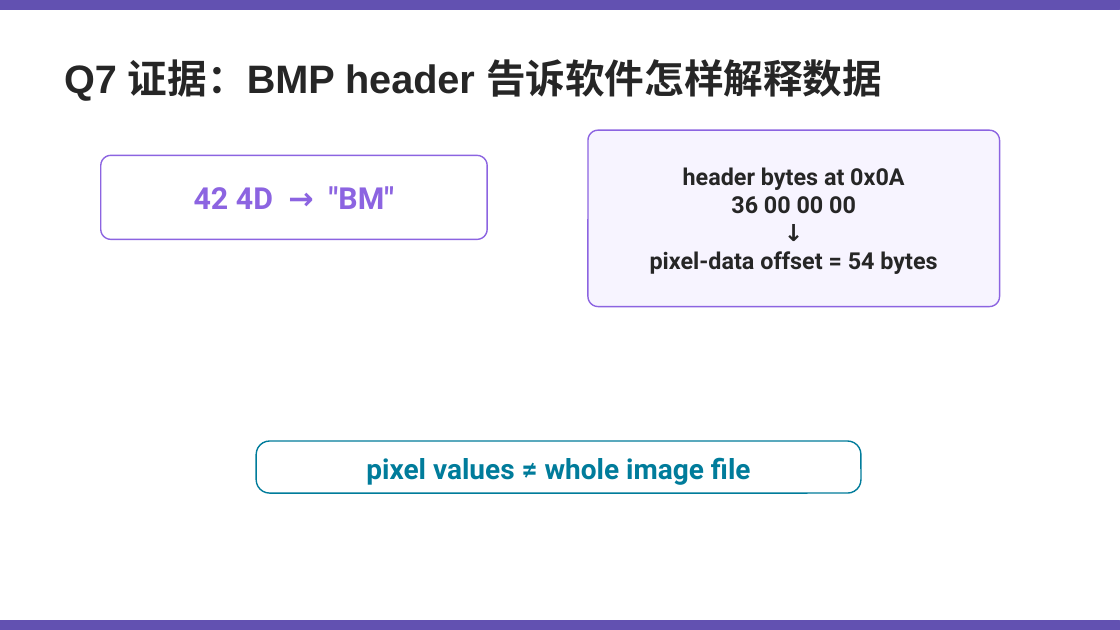
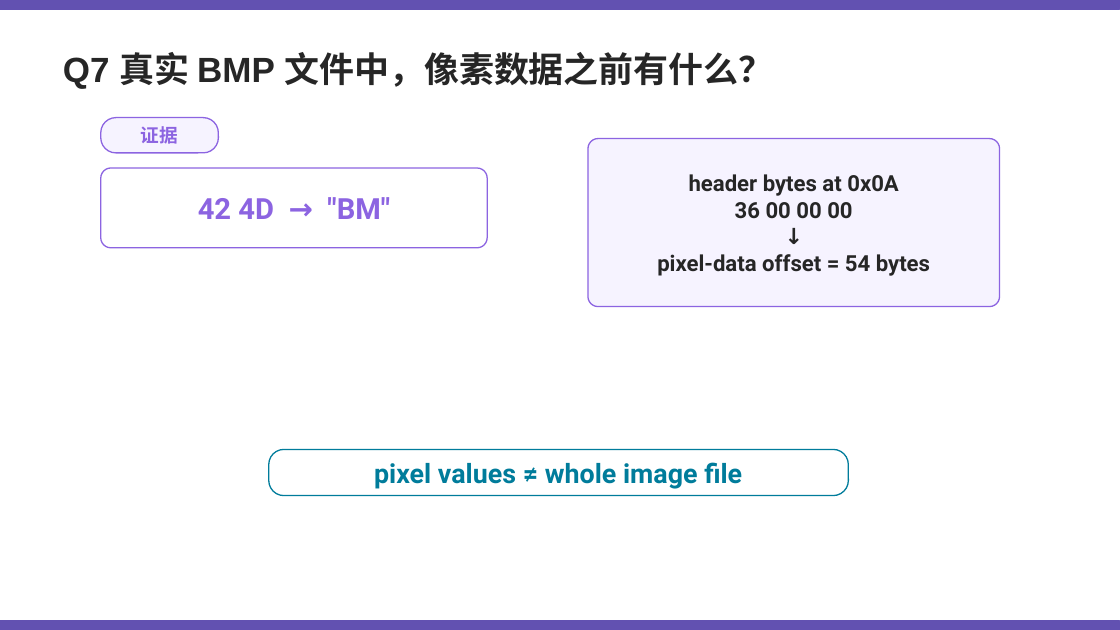
Before and after one commit to Kunonepeng/shtick, a slide deck: slide 18 of 1-2-encoding/1-2-3-image-encoding/image-encoding-v1.pptx. Drawn at 1120x630 pixels with LibreOffice and Linux fonts; fonts in the diff are those of the drawing. Boxes give left, top, right and bottom in pixels: in the first picture for what was removed or moved away, otherwise in the second. Text is boxed around its words. In the diff, an @@ line names an element or a change of style, - is before the commit and + after.

```diff
--- a/1-2-encoding/1-2-3-image-encoding/image-encoding-v1.pptx
+++ b/1-2-encoding/1-2-3-image-encoding/image-encoding-v1.pptx
@@ text at box(63, 52, 774, 89): text changed; size 34 to 30 pt @@
-Q7 证据：BMP header 告诉软件怎样解释数据
+Q7 真实 BMP 文件中，像素数据之前有什么？
@@ rounded rectangle added at box(101, 118, 218, 153), fill #F6F3FF, outline #8C64E1 1.1 pt @@
@@ text added at box(141, 126, 178, 144), 16 pt, text #8C64E1, bold @@
+证据
@@ rounded rectangle: place and size @@
-rounded rectangle at box(588, 130, 1000, 307)
+rounded rectangle at box(588, 139, 1000, 307)
@@ rounded rectangle at box(588, 139, 1000, 307): fill #F7F4FF to #F6F3FF; outline #8C64E1 1.2 pt to #8C64E1 1.1 pt; proportions changed @@
@@ text "header bytes at 0x0A": place and size @@
-text "header bytes at 0x0A" at box(650, 167, 937, 274)
+text "header bytes at 0x0A" at box(657, 174, 930, 276)
@@ text "header bytes at 0x0A" at box(657, 174, 930, 276): size 20 to 19 pt @@
@@ rounded rectangle: place and size @@
-rounded rectangle at box(101, 155, 487, 239)
+rounded rectangle at box(101, 168, 487, 248)
@@ rounded rectangle at box(101, 168, 487, 248): outline #8C64E1 1.2 pt to #8C64E1 1.1 pt; proportions changed @@
@@ text "42 4D → "BM"": place and size @@
-text "42 4D → "BM"" at box(194, 186, 394, 209)
+text "42 4D → "BM"" at box(198, 197, 390, 219)
@@ text "42 4D → "BM"" at box(198, 197, 390, 219): size 26 to 25 pt @@
@@ rounded rectangle: place and size @@
-rounded rectangle at box(256, 441, 861, 493)
+rounded rectangle at box(269, 450, 849, 496)
@@ rounded rectangle at box(269, 450, 849, 496): outline #007C9B 1.2 pt to #007C9B 1.1 pt; proportions changed @@
@@ text "pixel values ≠ whole image ...": place and size @@
-text "pixel values ≠ whole image ..." at box(366, 457, 751, 485)
+text "pixel values ≠ whole image ..." at box(374, 462, 742, 489)
@@ text "pixel values ≠ whole image ..." at box(374, 462, 742, 489): size 24 to 23 pt @@
```
Also in this commit, not shown: 20 other slides changed, 3 slides added, 3 slides removed, 7 other files.
